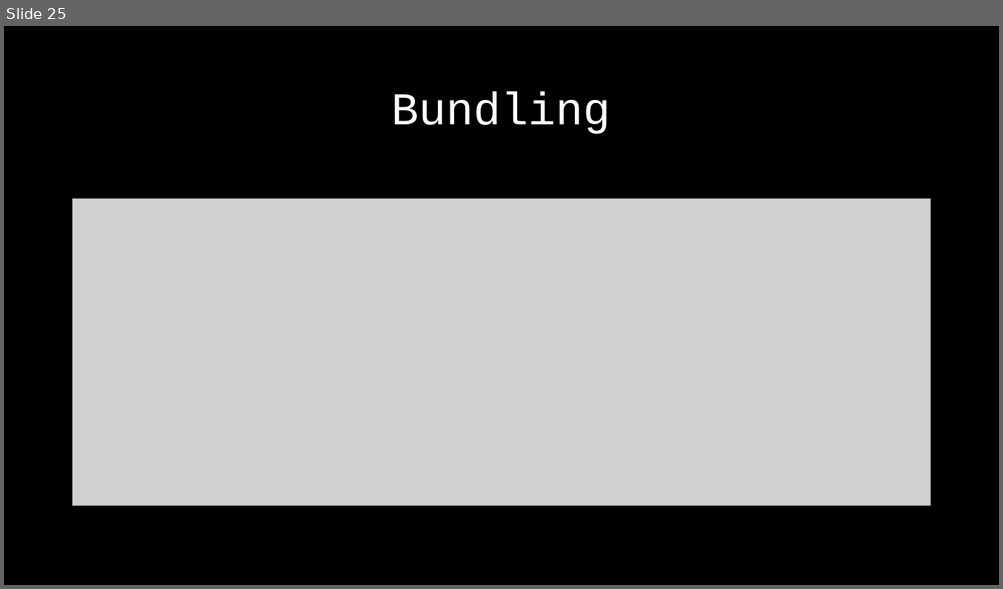
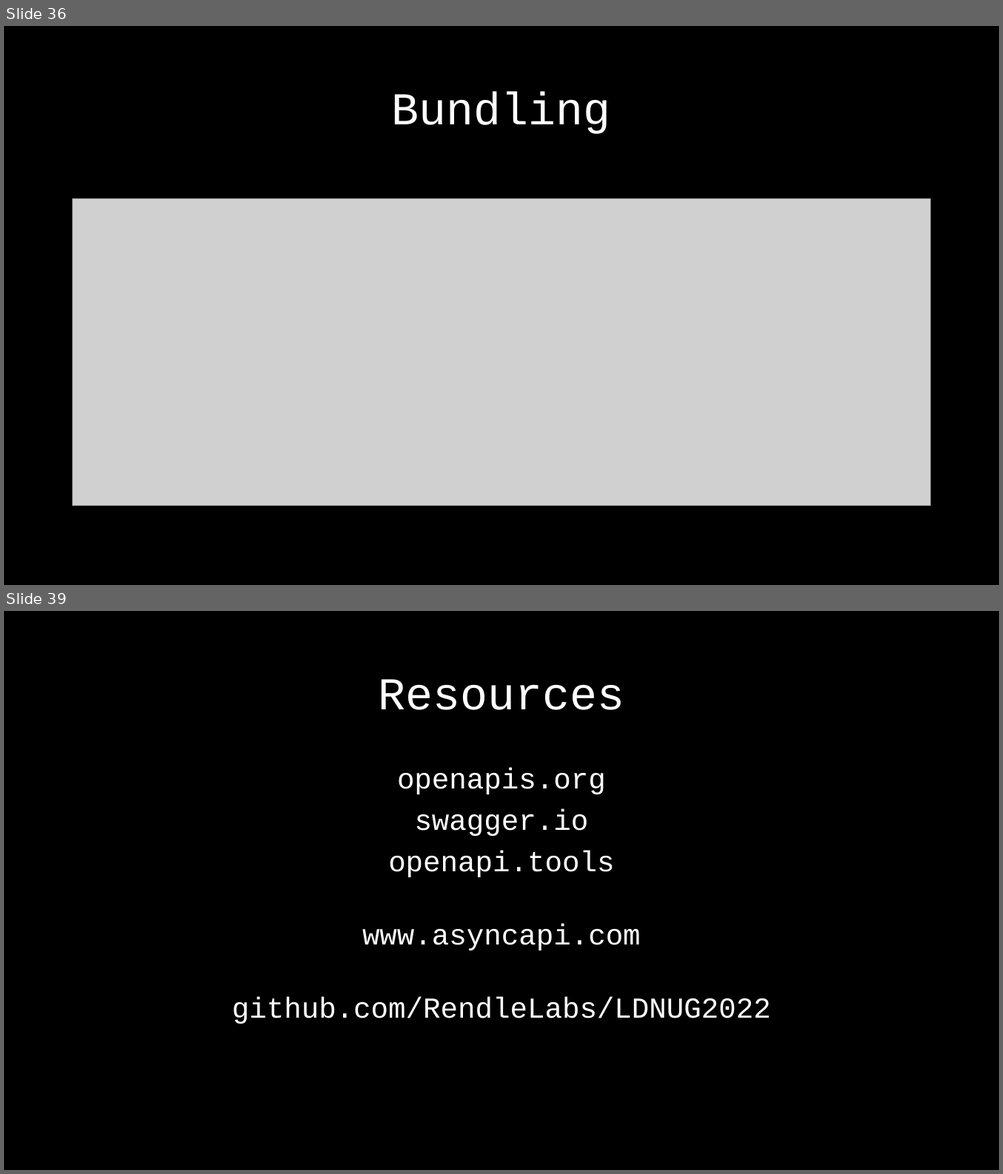
Before and after one commit to RendleLabs/LDNUG2022, a slide deck: OpenAPI.pptx. Shown one above the other, each under a label of ours: slide 25 before the commit, slides 36 and 39 after it; the slides between them are not shown. The pictures are 1003x589 and 1003x1174 pixels, drawn with LibreOffice and Linux fonts; fonts in the diff are those of the drawing; grey boxes stand for pictures. Boxes give left, top, right and bottom in pixels: in the first picture for what was removed or moved away, otherwise in the second. Text is boxed around its words. In the diff, an @@ line names an element or a change of style, - is before the commit and + after.

```diff
--- a/OpenAPI.pptx
+++ b/OpenAPI.pptx
@@ slide 39 added at <box>4,611,999,1170</box>, background #000000 @@
@@ title added at <box>378,679,624,710</box>, 44 pt, text #FFFFFF @@
+Resources
@@ text added at <box>232,768,771,1024</box>, 28 pt, text #FFFFFF @@
+openapis.org
+swagger.io
+openapi.tools
+www.asyncapi.com
+github.com/RendleLabs/LDNUG2022
@@ what was slide 25 is now slide 36 @@
```
Also in this commit, not shown: 4 slides changed, 13 other slides added, 1 slide removed, 4 other files.
